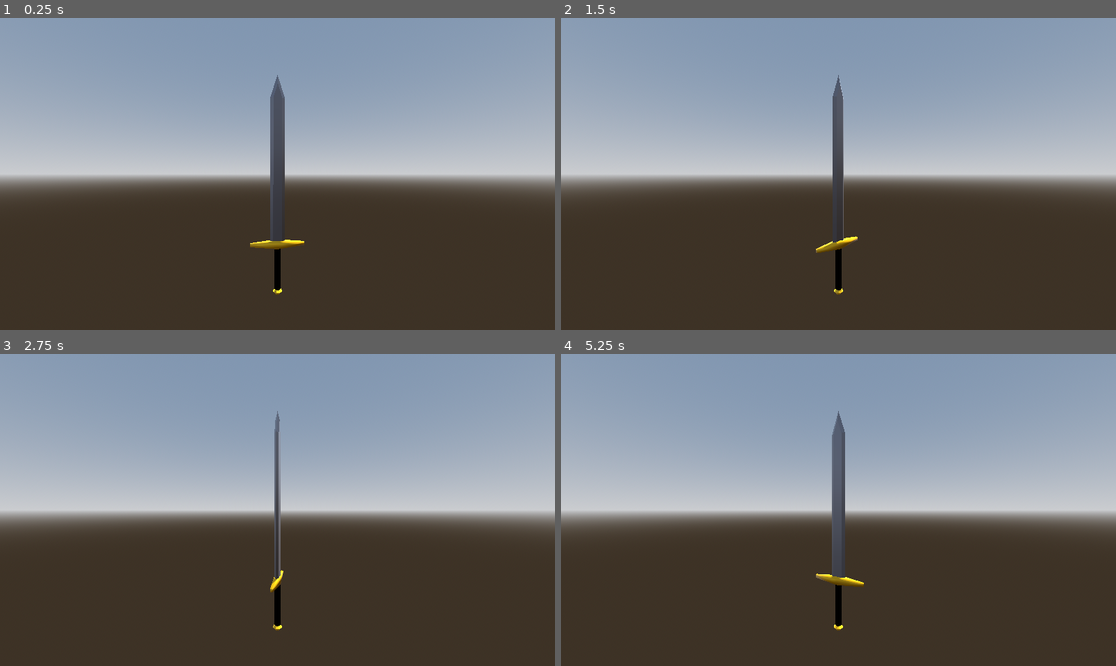
Above: before the commit, frames 1-4 (two rows, left to right).
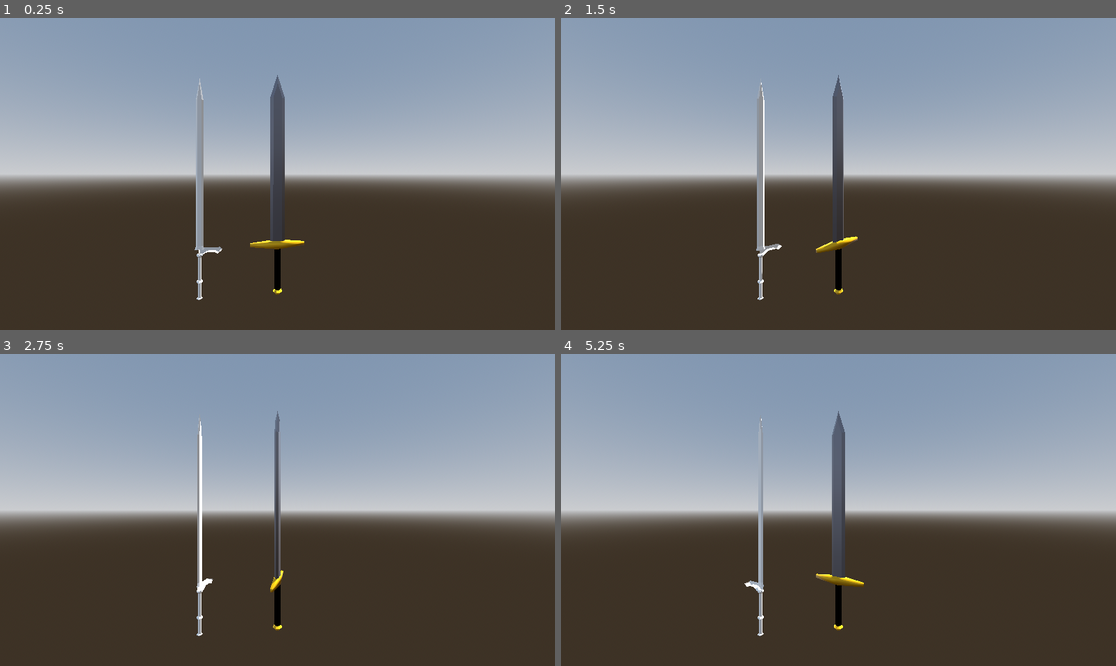
Above: after the commit, the same moments.

Repository: KameronHodge/KameronHodge.github.io
Game: Godot game, scene res://Scenes/display.tscn
Two runs of this game, one before a commit and one after it. Both use one fixed random seed, a clock stepped at 60 frames per second and the inputs below.
Inputs:
- Up to frame 1 (0.25 s): no input
- Up to frame 2 (1.5 s): no input
- Up to frame 3 (2.75 s): no input
- Up to frame 4 (5.25 s): tap Enter at 4.25 s

The runs differ from the first frame. In frame 1, 0.8% of the frame differs, in the area x 35-41%, y 19-91%; in frame 2, 0.8%, in the area x 35-40%, y 20-91%; in frame 3, 0.6%; in frame 4, 0.5%.

Commit message:
added brokensword

Diff:
--- /dev/null
+++ b/project/webportfoliotest/Assets/Weapons/Sword/newsword.tscn
@@ -0,0 +1,5 @@
+[gd_scene load_steps=2 format=3 uid="uid://bgrryy6smq0q0"]
+
+[ext_resource type="PackedScene" uid="uid://d70var3mgjel" path="res://Assets/Weapons/Sword/Textures/Gltfstuff/newsword.glb" id="1_44n41"]
+
+[node name="newsword" instance=ExtResource("1_44n41")]
--- a/project/webportfoliotest/Scenes/display.tscn
+++ b/project/webportfoliotest/Scenes/display.tscn
@@ -1,7 +1,8 @@
-[gd_scene load_steps=6 format=3 uid="uid://cnmby3vnmtffu"]
+[gd_scene load_steps=7 format=3 uid="uid://cnmby3vnmtffu"]
 
 [ext_resource type="PackedScene" uid="uid://tgruy6eujs1q" path="res://Assets/Weapons/Sword/sword.tscn" id="1_odar2"]
-[ext_resource type="Script" uid="uid://c2d2k5lbn84e6" path="res://Scripts/sword.gd" id="2_oe3w4"]
+[ext_resource type="Script" uid="uid://c2d2k5lbn84e6" path="res://Scripts/RotateScript.gd" id="2_oe3w4"]
+[ext_resource type="PackedScene" uid="uid://bgrryy6smq0q0" path="res://Assets/Weapons/Sword/newsword.tscn" id="3_oe3w4"]
 
 [sub_resource type="ProceduralSkyMaterial" id="ProceduralSkyMaterial_ru5jf"]
 sky_horizon_color = Color(0.662243, 0.671743, 0.686743, 1)
@@ -30,3 +31,7 @@
 
 [node name="Camera3D" type="Camera3D" parent="."]
 transform = Transform3D(1, 0, 0, 0, 1, 0, 0, 0, 1, 0, 8.52995, 20.6021)
+
+[node name="newsword" parent="." instance=ExtResource("3_oe3w4")]
+transform = Transform3D(5, 0, 0, 0, -2.18557e-07, 5, 0, -5, -2.18557e-07, -7.8915, 6.30874, 0)
+script = ExtResource("2_oe3w4")
--- a/project/webportfoliotest/Scripts/sword.gd
+++ b/project/webportfoliotest/Scripts/RotateScript.gd
@@ -1,6 +1,6 @@
 extends Node3D
 
-var rotation_speed = .5
+@export var rotation_speed = .5
 
 func _process(delta):
 	rotate_y(rotation_speed * delta)
Binary file added: project/webportfoliotest/Assets/Weapons/Sword/Textures/Gltfstuff/newsword.glb
Not shown, added: project/webportfoliotest/Assets/Weapons/Sword/Textures/Gltfstuff/newsword.glb.import
Renamed: project/webportfoliotest/Scripts/sword.gd.uid -> project/webportfoliotest/Scripts/RotateScript.gd.uid
